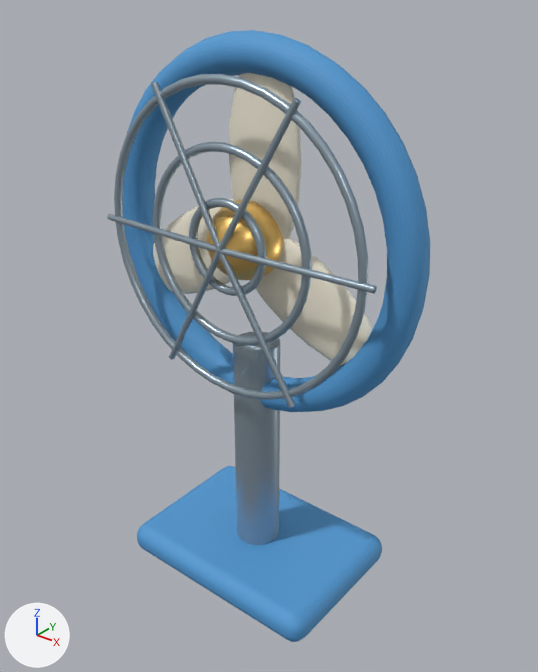
Renders of the glTF model Web/public/art/items/FAN.glb from each side of a commit.
One viewpoint serves both versions: a camera (50 mm lens) standing at (0.624, -0.751, 0.882) and looking at (0.014, 0.011, 0.41). The axes (+X, +Y, +Z) are drawn at lower left. The lights are the same throughout. The picture after the commit comes second. Vertices at exactly the same position are counted once.

Before the edit, the objects in view are built like this:
```python
me_fan = bpy.data.meshes.new('FAN')
me_fan.from_pydata(...)  # 2540 vertices, 4828 faces; spans x -0.261..0.261, y -0.125..0.125, z 0.0..0.821
# faces by material slot: [1072, 2160, 972, 624]
me_fan.materials.append(mat_blue_classic)
me_fan.materials.append(mat_metal_classic)  # light grey #a4b5c0
me_fan.materials.append(mat_ivory_classic)  # pale yellow #f8f1dd
me_fan.materials.append(mat_gold_classic)  # orange #f5c873
ob_fan = bpy.data.objects.new('FAN', me_fan)
ob_fan.parent = ob_wreckabulary_exportroot
ob_fan.location = (0.0, 0.0, 0.0)
ob_fan.rotation_euler = (0.0, 0.0, -3.142)  # degrees (0, 0, -180)
```
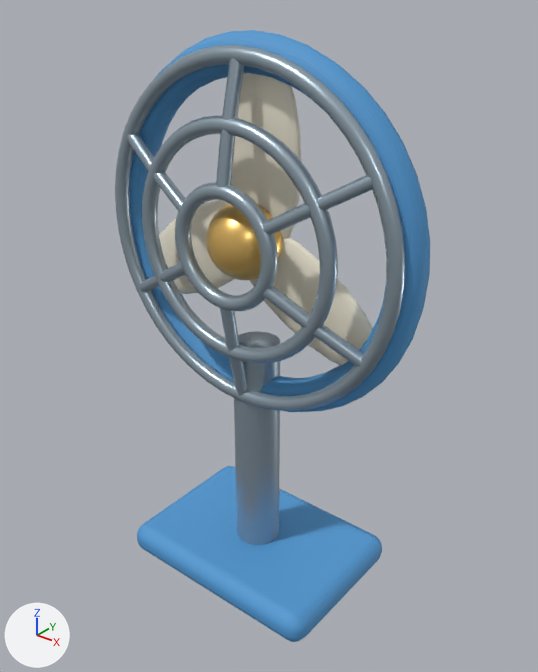
Location of each change, [x1, y1, x2, y2] in pixels of the pictures (538 x 672 px; the box of a moved part takes in the faces that stretch with it):
'FAN', reshaped
    before: [107, 30, 430, 642]
    after: [115, 30, 430, 642]
part 1 of me_fan, added
    after: [142, 116, 338, 363]
part 2 of me_fan, added
    after: [115, 45, 405, 411]
part 3 of me_fan, moved or reshaped
    before: [107, 74, 377, 408]
    after: [127, 58, 373, 396]

The change, as a diff of the scene's bpy script:
```diff
--- a/Web/public/art/items/FAN.glb.py
+++ b/Web/public/art/items/FAN.glb.py
@@ me_fan @@
 # used by ob_fan; parent = ob_wreckabulary_exportroot; location = (0.0, 0.0, 0.0); rotation_euler = (0.0, 0.0, -3.142), in degrees (0, 0, -180)
-me_fan.from_pydata(...)  # 2540 vertices, 4828 faces; spans x -0.261..0.261, y -0.125..0.125, z 0.0..0.821
+me_fan.from_pydata(...)  # 2847 vertices, 5260 faces; spans x -0.261..0.261, y -0.125..0.125, z 0.0..0.821
+# me_fan part 1: a new loose piece, a torus around y (ring radius 0.155, tube radius 0.011) spanning x -0.166..0.166, y -0.061..-0.039, z 0.394..0.726, in mat_metal_classic (light grey #a4b5c0)
+# me_fan part 2: a new loose piece, a torus around y (ring radius 0.235, tube radius 0.011) spanning x -0.246..0.246, y -0.041..-0.019, z 0.314..0.806, in mat_metal_classic (light grey #a4b5c0)
+# me_fan part 3: 1029 vertices removed from x -0.227..0.227, y -0.076..-0.054, z 0.344..0.776; 568 vertices added at x -0.209..0.209, y -0.075..-0.021, z 0.323..0.797
 me_fan.materials.append(mat_blue_classic)
```
